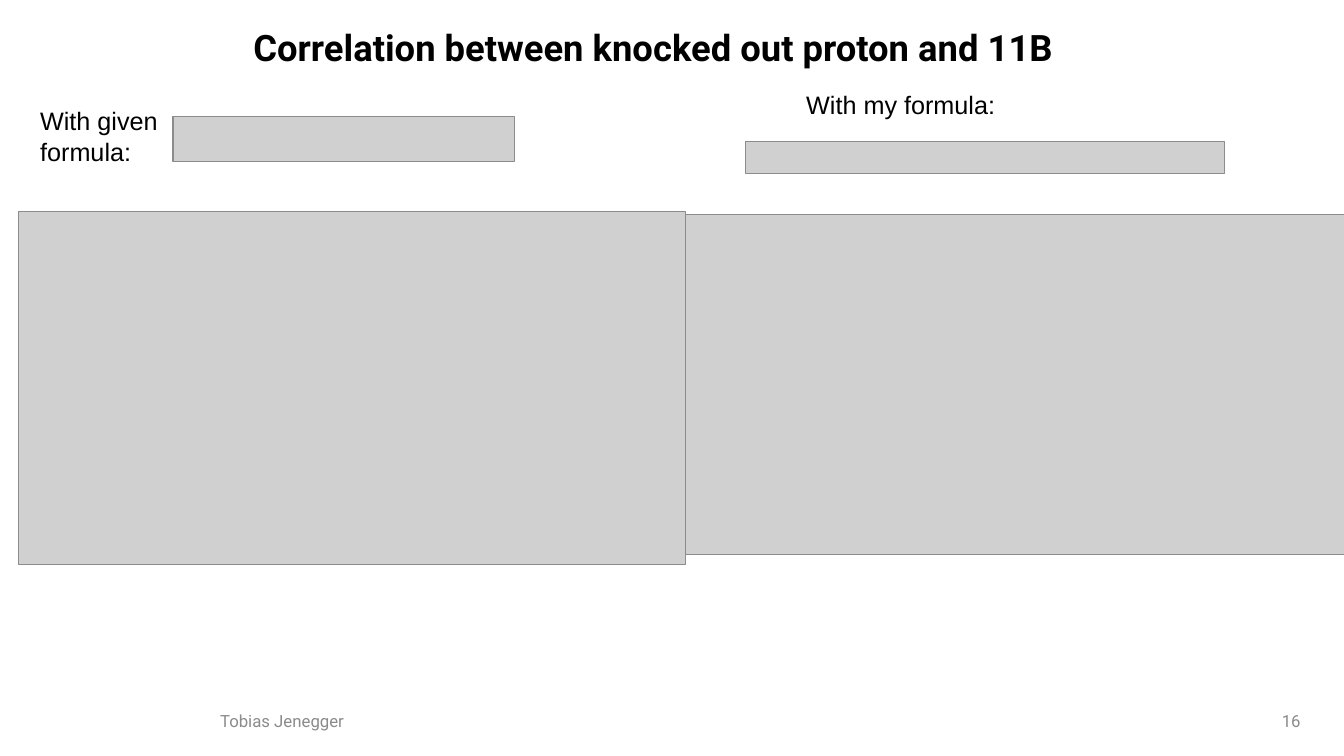
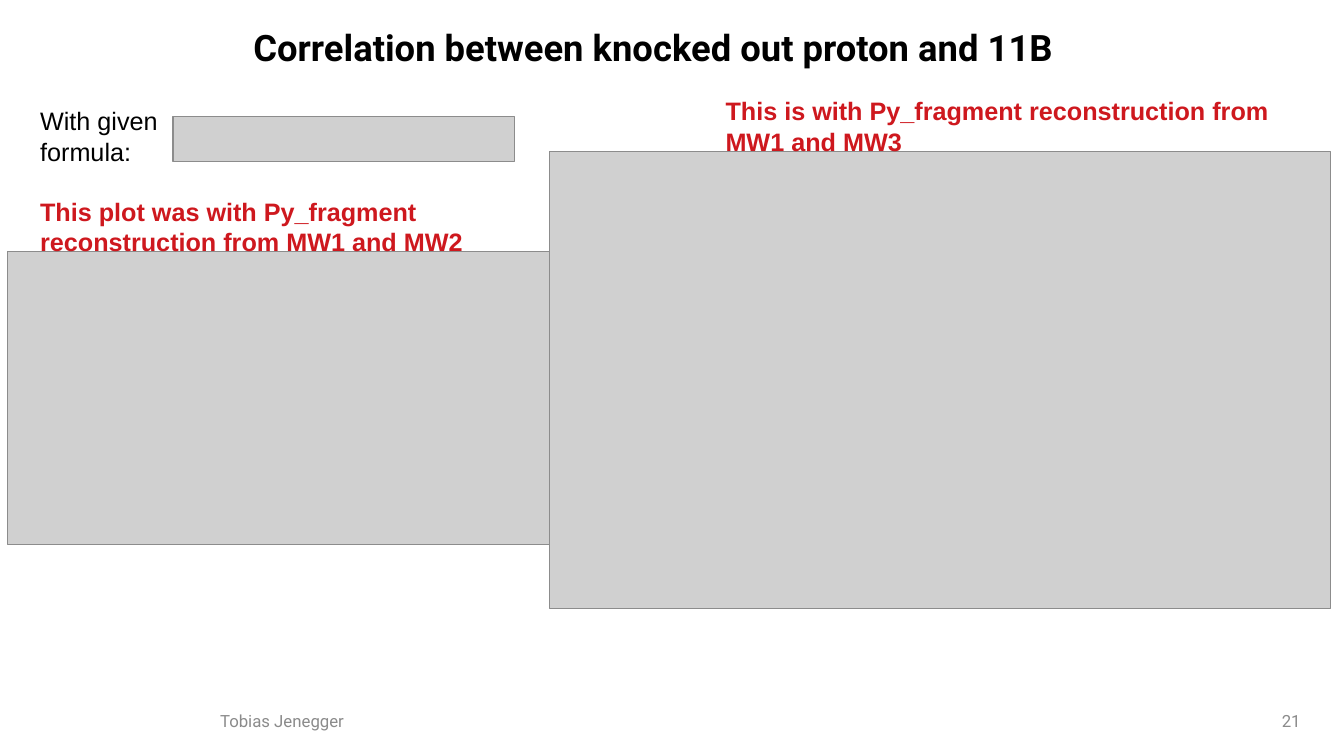
Before and after one commit to jenegger/2021_psi_pres, a slide deck: slide 21 of analysis.odp (slide 16 before the commit). Drawn at 1344x756 pixels with LibreOffice and Linux fonts; fonts in the diff are those of the drawing; grey boxes stand for pictures; background and template pictures are left out. Boxes give left, top, right and bottom in pixels: in the first picture for what was removed or moved away, otherwise in the second. Text is boxed around its words. In the diff, an @@ line names an element or a change of style, - is before the commit and + after.

```diff
--- a/analysis.odp
+++ b/analysis.odp
@@ text added at (726,101,1268,152), 18 pt, text #CE181E, bold @@
+This is with Py_fragment reconstruction from MW1 and MW3
@@ text removed at (806,95,995,120) @@
-With my formula:
@@ picture removed at (746,141,1225,173) @@
@@ picture: place and size @@
-picture at (686,215,1344,555)
+picture at (549,151,1331,609)
@@ text added at (40,202,463,252), 18 pt, text #CE181E, bold @@
+This plot was with Py_fragment reconstruction from MW1 and MW2
@@ picture: place and size @@
-picture at (18,212,686,565)
+picture at (8,252,562,544)
@@ page number at (1282,715,1301,727): text changed @@
-16
+21
```
Also in this commit, not shown: 3 other slides changed, 7 slides added, 9 other files.
